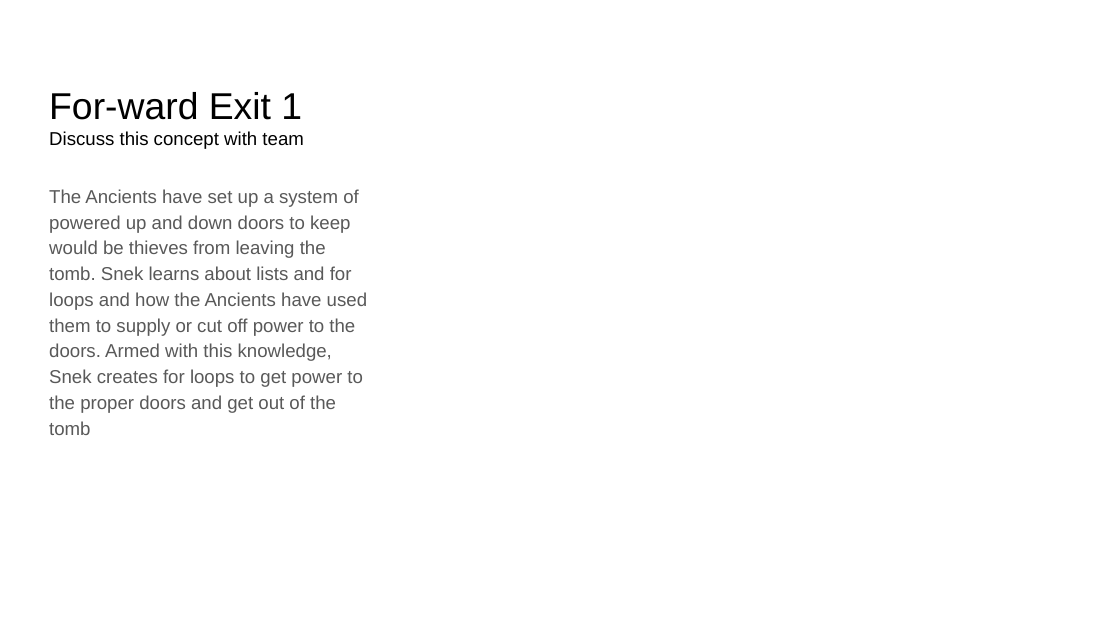
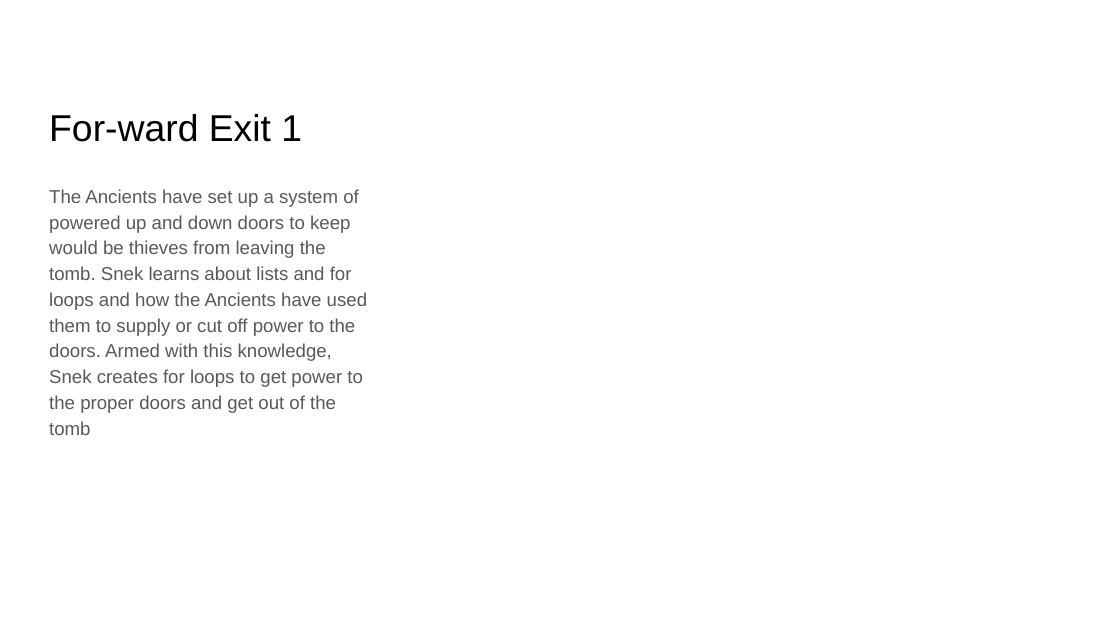
Before and after one commit to modmo22/Hackathon23, a slide deck: slide 13 of storyboard.pptx. Drawn at 1120x630 pixels with LibreOffice and Linux fonts; fonts in the diff are those of the drawing. Boxes give left, top, right and bottom in pixels: in the first picture for what was removed or moved away, otherwise in the second. Text is boxed around its words. In the diff, an @@ line names an element or a change of style, - is before the commit and + after.

```diff
--- a/storyboard.pptx
+++ b/storyboard.pptx
@@ title at [49, 114, 302, 142]: text changed; size 12 to 24 pt @@
-For-ward Exit 1 Discuss this concept with team
+For-ward Exit 1
```
Also in this commit, not shown: 3 other slides changed.
